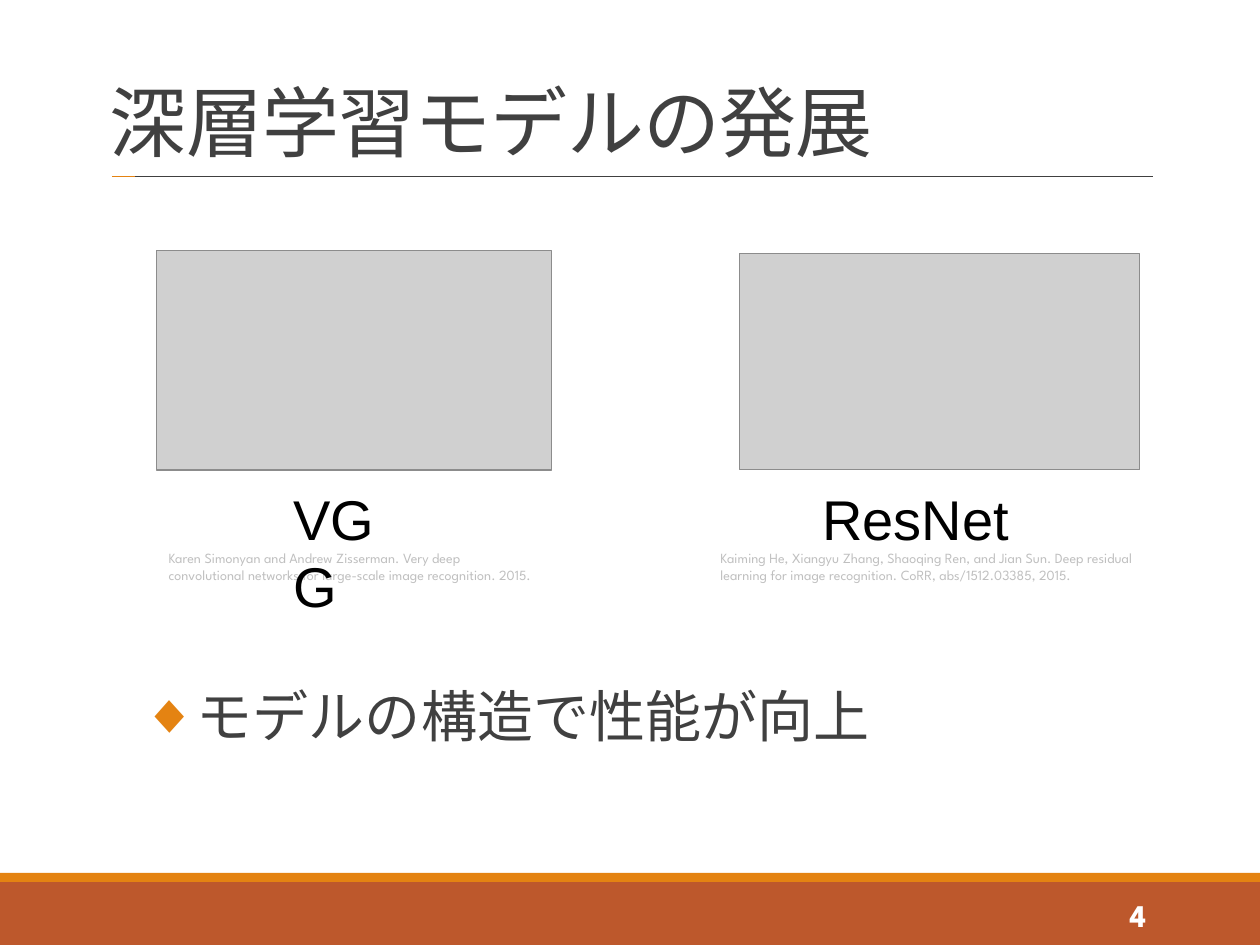
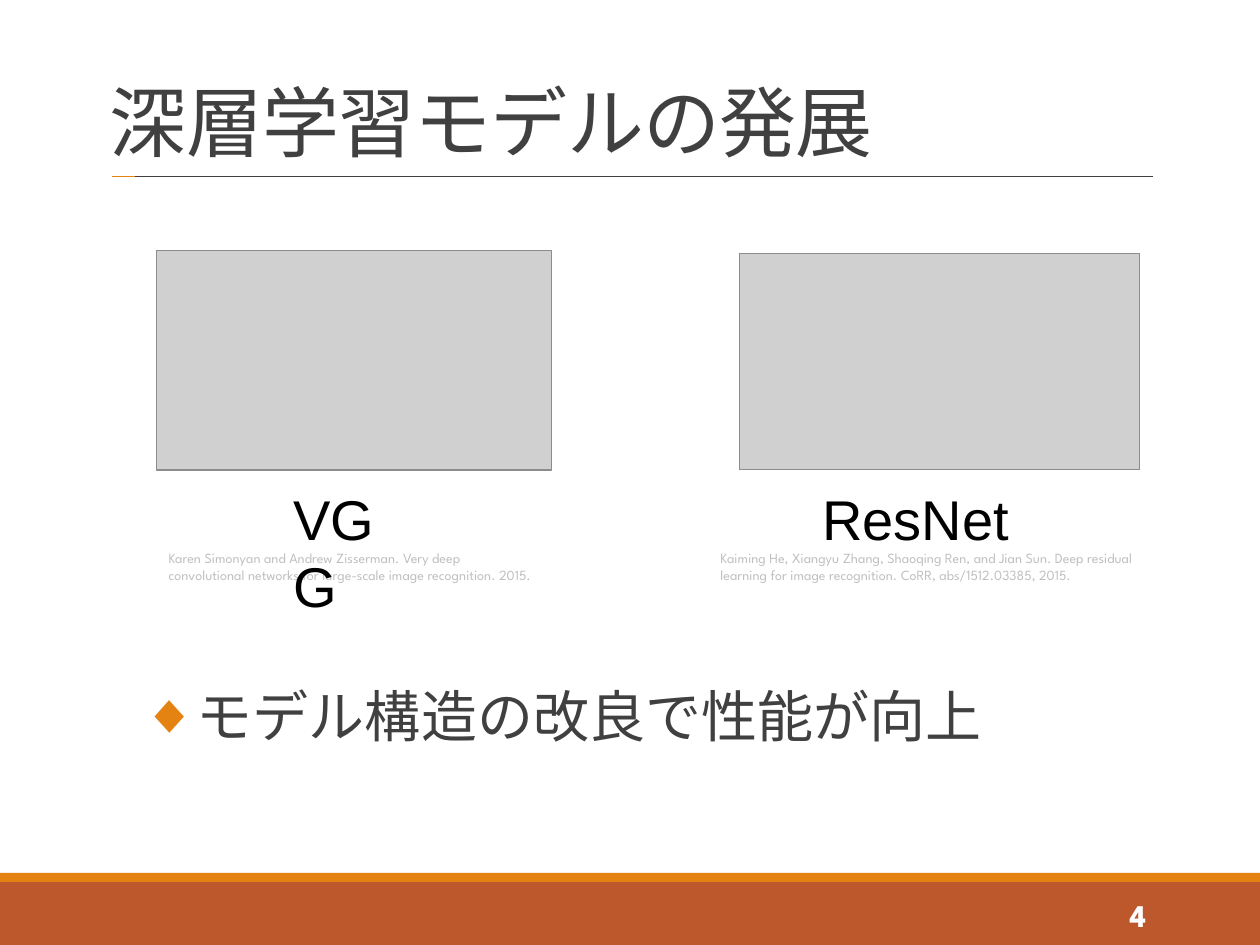
Before and after one commit to tatsuya-sugiyama/WeeklyReport, a slide deck: slide 4 of report/2020後期/2020_2nd_sugiyama.pptx. Drawn at 1260x945 pixels with LibreOffice and Linux fonts; fonts in the diff are those of the drawing; grey boxes stand for pictures. Boxes give left, top, right and bottom in pixels: in the first picture for what was removed or moved away, otherwise in the second. Text is boxed around its words. In the diff, an @@ line names an element or a change of style, - is before the commit and + after.

```diff
--- a/report/2020後期/2020_2nd_sugiyama.pptx
+++ b/report/2020後期/2020_2nd_sugiyama.pptx
@@ text at [197, 689, 981, 742]: text changed @@
-  ◆ モデルの構造で性能が向上
+  ◆ モデル構造の改良で性能が向上
```
Also in this commit, not shown: 1 other slide changed.
